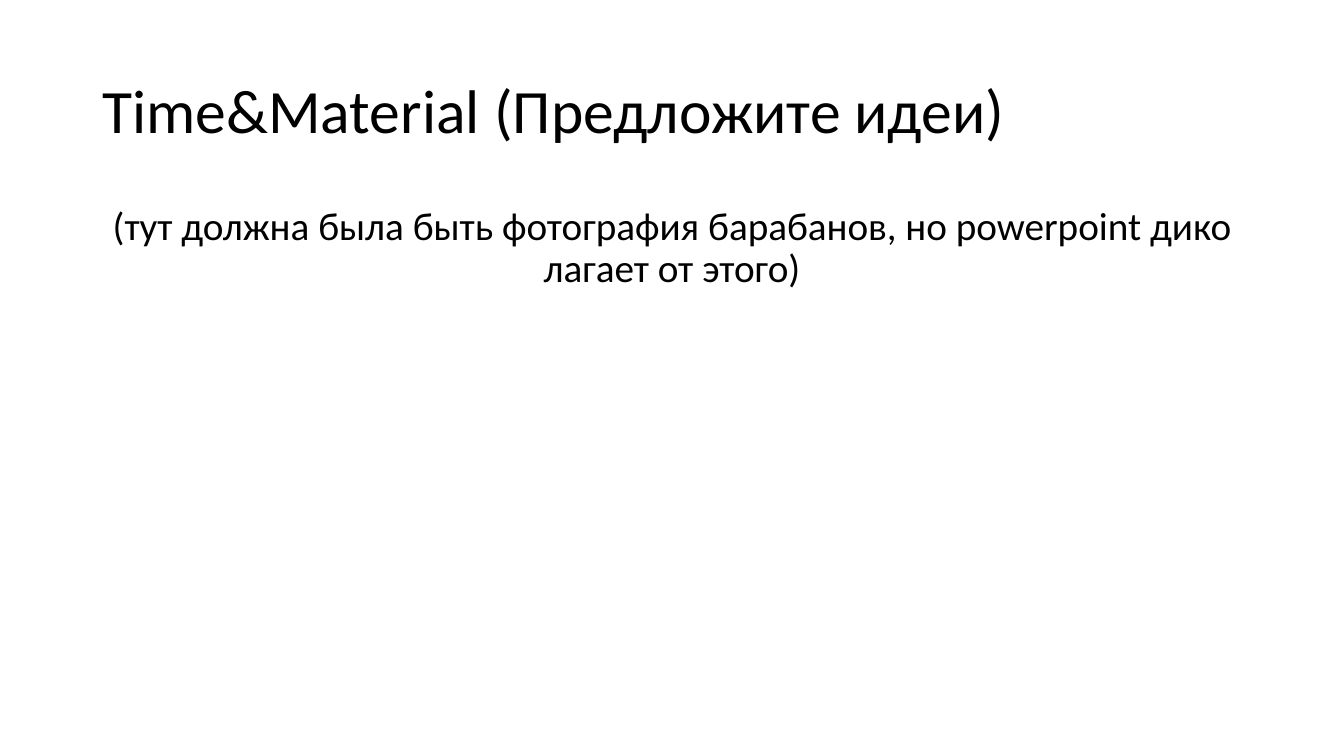
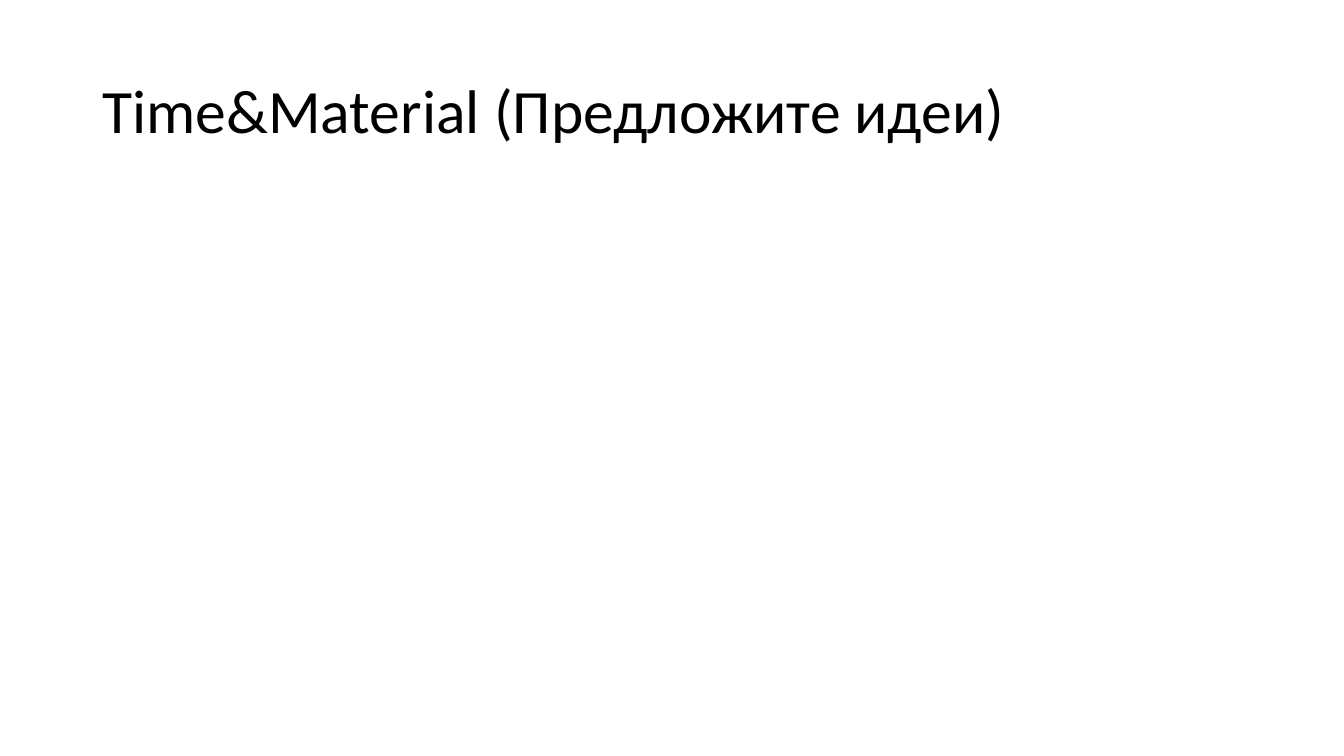
Before and after one commit to Letch49/project-management-vvsu-2026, a slide deck: slide 12 of lectures/Проектное управление 2.pptx (slide 11 before the commit). Drawn at 1344x756 pixels with LibreOffice and Linux fonts; fonts in the diff are those of the drawing. Boxes give left, top, right and bottom in pixels: in the first picture for what was removed or moved away, otherwise in the second. Text is boxed around its words. In the diff, an @@ line names an element or a change of style, - is before the commit and + after.

Commit message:
upd: lectures 2

```diff
--- a/lectures/Проектное управление 2.pptx
+++ b/lectures/Проектное управление 2.pptx
@@ text removed at [113,211,1231,287] @@
-(тут должна была быть фотография барабанов, но powerpoint дико лагает от этого)
```
Also in this commit, not shown: 1 other slide changed, 1 slide added.
